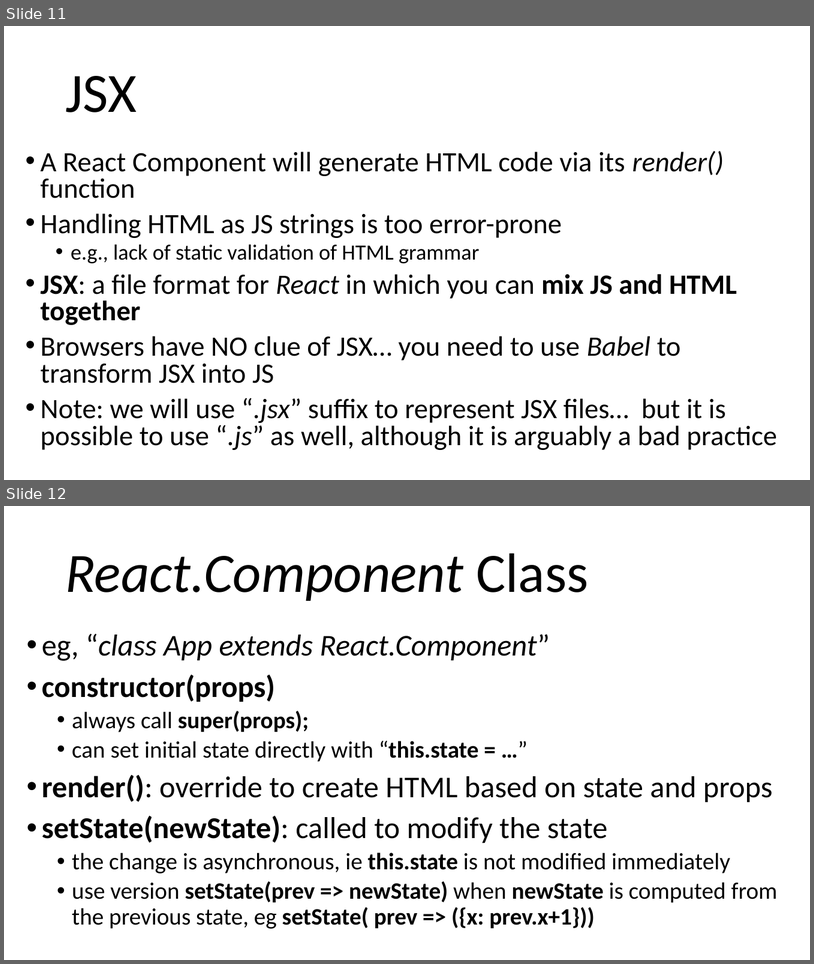
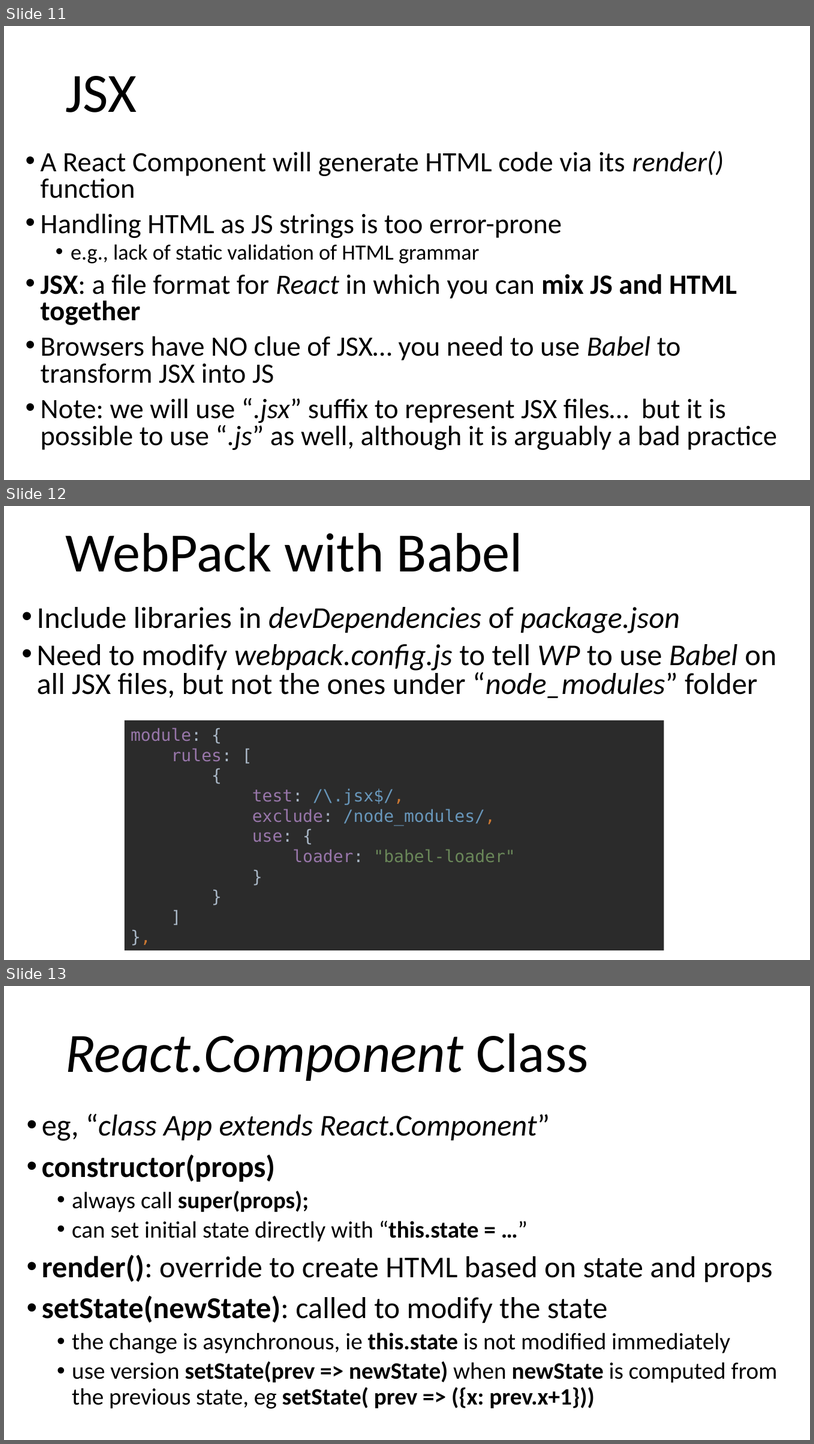
Before and after one commit to arcuri82/web_development_and_api_design, a slide deck: docs/slides/lesson_03.pptx. Shown one above the other, each under a label of ours: slides 11 and 12 before the commit, slides 11, 12 and 13 after it. The pictures are 814x964 and 814x1444 pixels, drawn with LibreOffice and Linux fonts; fonts in the diff are those of the drawing. Boxes give left, top, right and bottom in pixels: in the first picture for what was removed or moved away, otherwise in the second. Text is boxed around its words. In the diff, an @@ line names an element or a change of style, - is before the commit and + after.

```diff
--- a/docs/slides/lesson_03.pptx
+++ b/docs/slides/lesson_03.pptx
@@ slide 12 added at (x1=4, y1=506, x2=810, y2=960), background #FFFFFF @@
@@ title added at (x1=65, y1=533, x2=523, y2=572), 66 pt, text #000000 @@
+WebPack with Babel
@@ text added at (x1=37, y1=607, x2=777, y2=698), 36 pt, text #000000 @@
+• Include libraries in devDependencies of package.json
+• Need to modify webpack.config.js to tell WP to use Babel on all JSX files, but not the ones under “node_modules” folder
@@ rectangle added at (x1=125, y1=720, x2=664, y2=950), fill #2B2B2B, 20 pt, text #9876AA @@
+module: {
+rules: [
+{
+test: /\.jsx$/,
+exclude: /node_modules/,
+use: {
+loader: "babel-loader"
+}
+}
+]
+},
@@ what was slide 12 is now slide 13 @@
```
Also in this commit, not shown: 5 other files.
